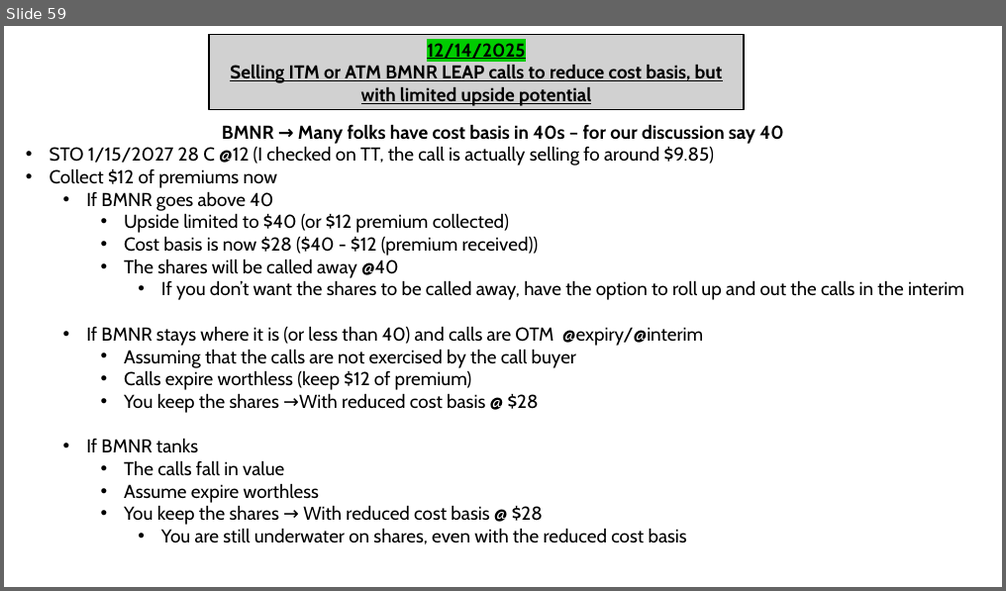
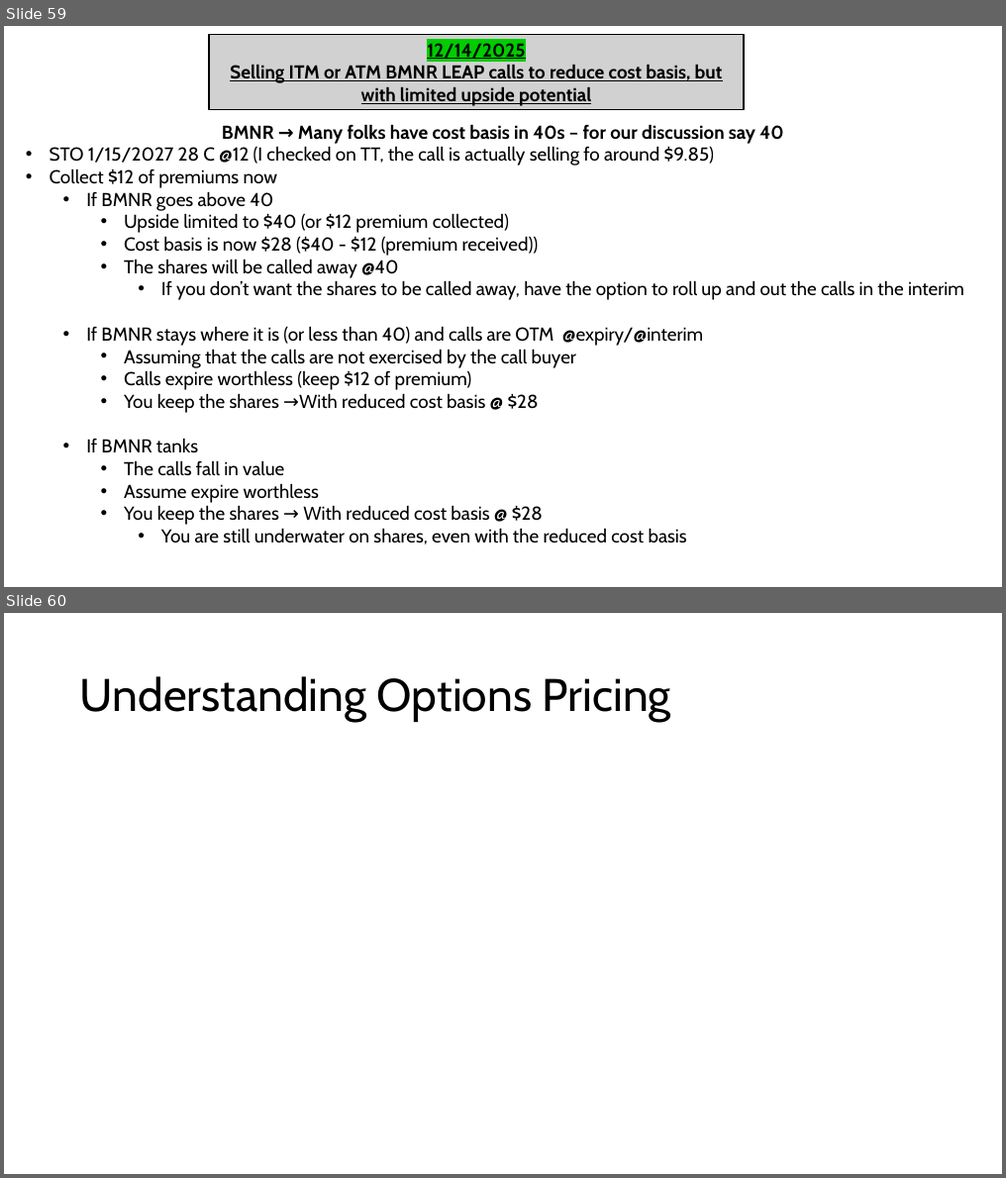
Before and after one commit to austin-stocks/python, a slide deck: User_Files/Options.pptx. Shown one above the other, each under a label of ours: slide 59 before the commit, slides 59 and 60 after it. The pictures are 1006x591 and 1006x1178 pixels, drawn with LibreOffice and Linux fonts; fonts in the diff are those of the drawing. Boxes give left, top, right and bottom in pixels: in the first picture for what was removed or moved away, otherwise in the second. Text is boxed around its words. In the diff, an @@ line names an element or a change of style, - is before the commit and + after.

```diff
--- a/User_Files/Options.pptx
+++ b/User_Files/Options.pptx
@@ slide 60 added at bbox=[4, 613, 1002, 1174], background #FFFFFF @@
@@ title added at bbox=[80, 676, 671, 722], 44 pt, text #000000 @@
+Understanding Options Pricing
```
Also in this commit, not shown: 3 other slides added, 6 other files.
